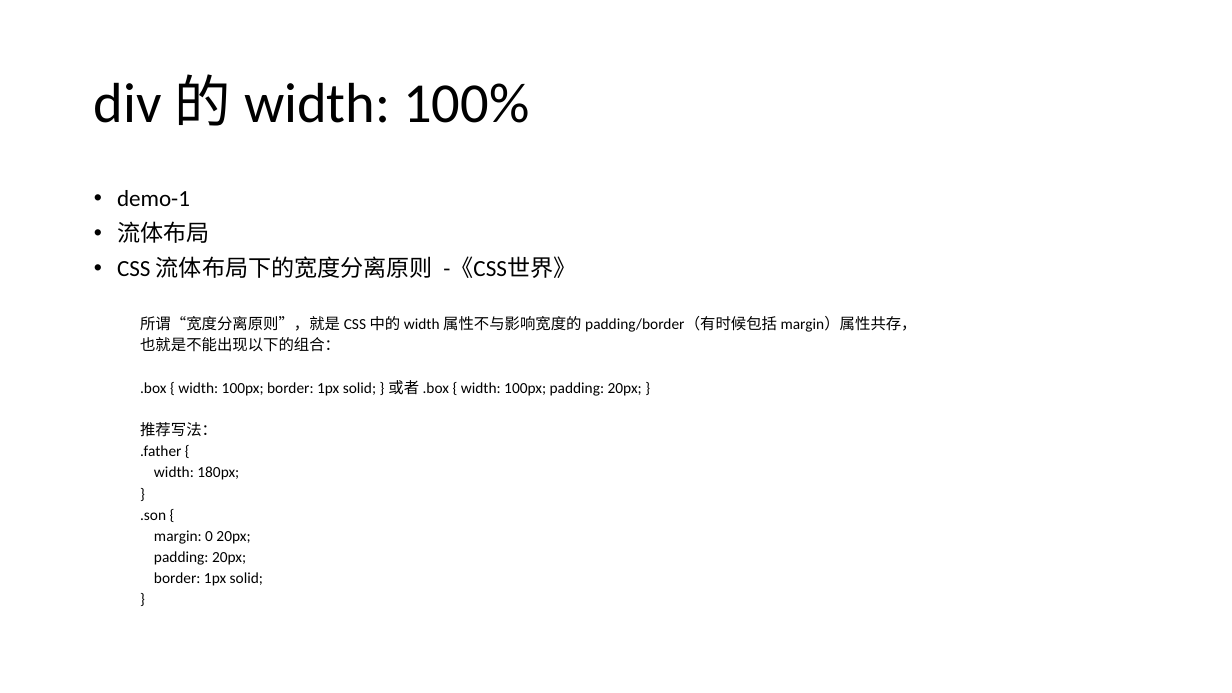
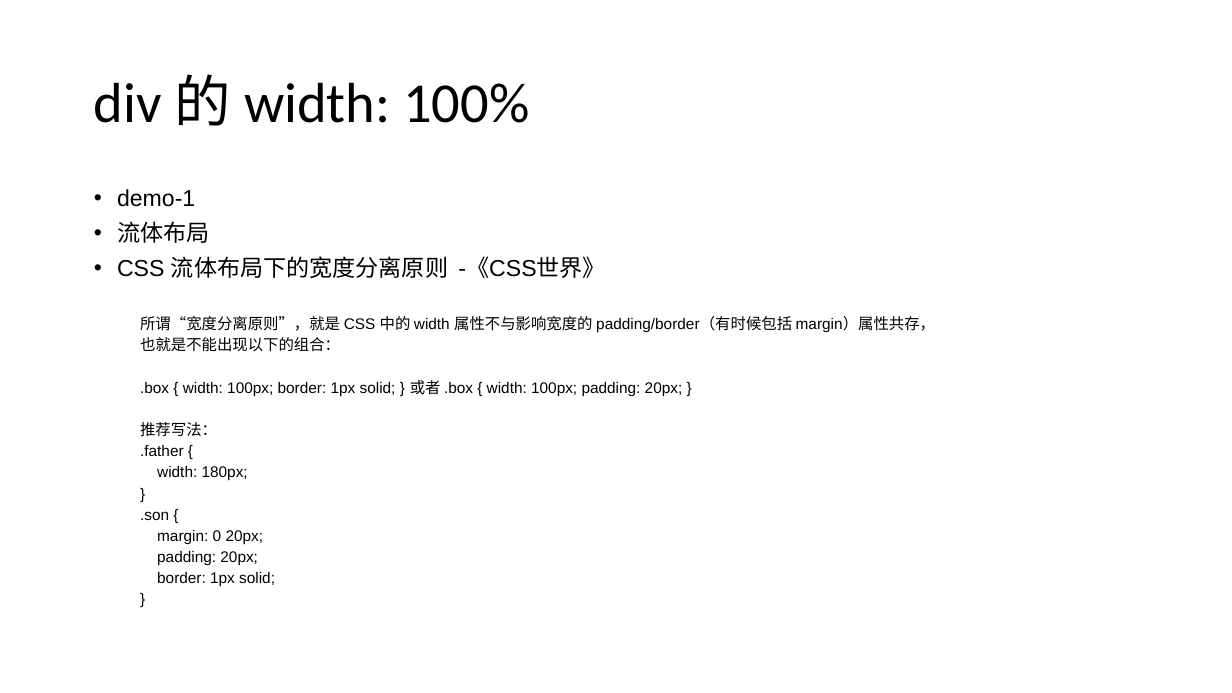
Before and after one commit to FBmm/Frontend-blog, a slide deck: slide 9 of CSS/css分享/css分享 - 布局.pptx (slide 6 before the commit). Drawn at 1232x693 pixels with LibreOffice and Linux fonts; fonts in the diff are those of the drawing. Boxes give left, top, right and bottom in pixels: in the first picture for what was removed or moved away, otherwise in the second. Text is boxed around its words. In the diff, an @@ line names an element or a change of style, - is before the commit and + after.

```diff
--- a/CSS/css分享/css分享 - 布局.pptx
+++ b/CSS/css分享/css分享 - 布局.pptx
@@ text "demo-1" at (117,189,935,587): font Calibri to Arial @@
```
Also in this commit, not shown: 5 other slides changed, 4 slides added, 1 slide removed, 3 other files.
